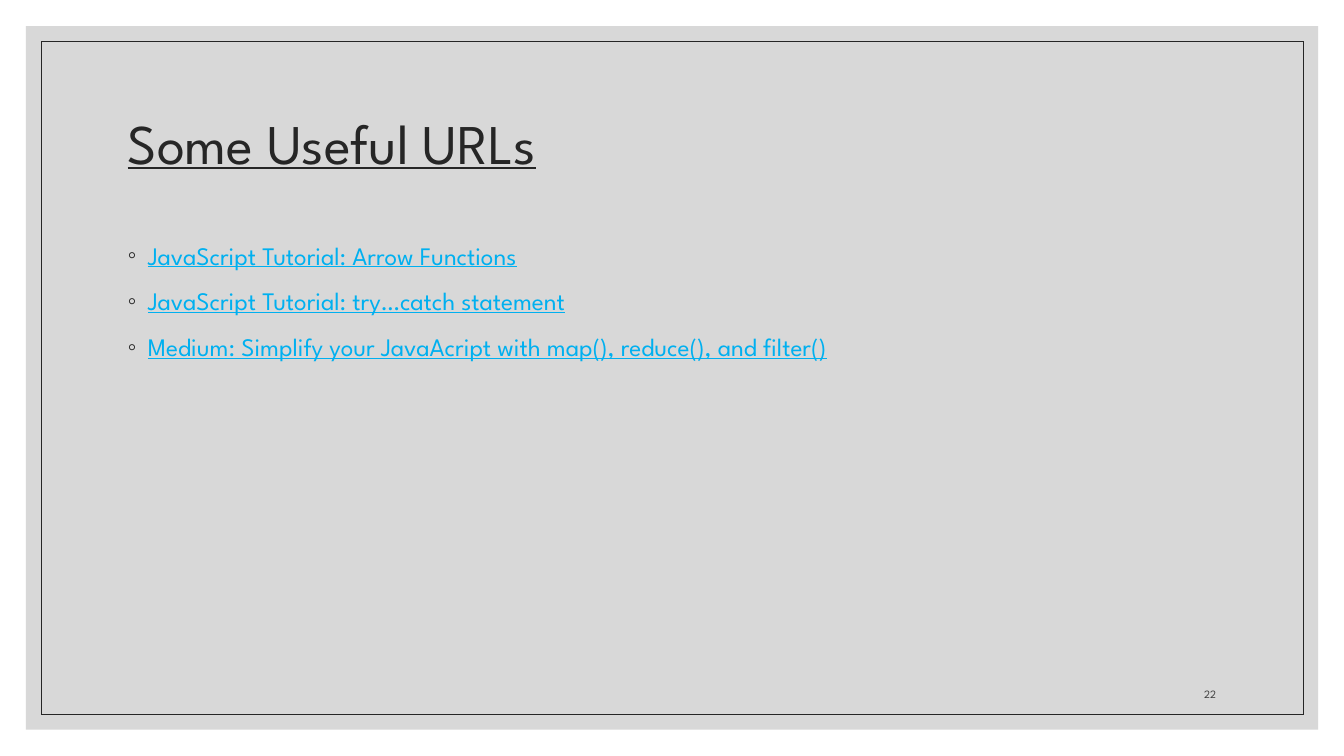
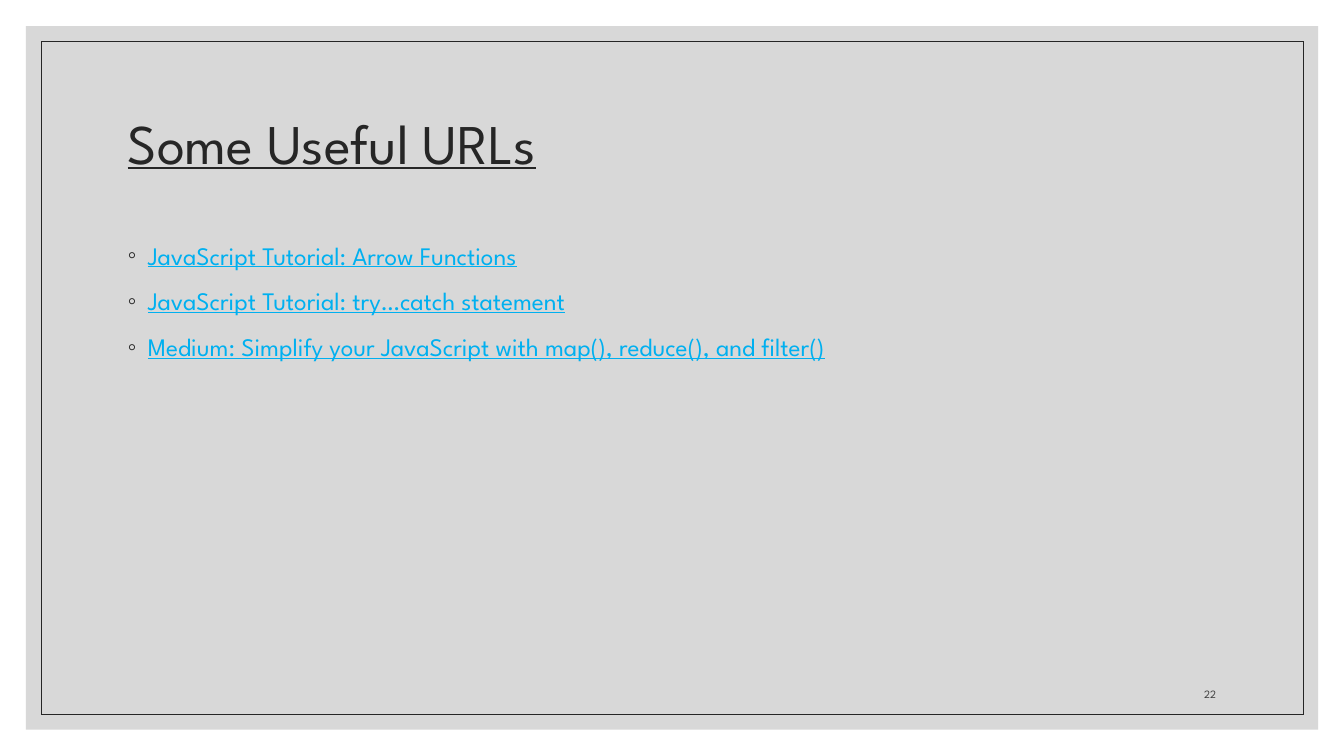
Before and after one commit to zackstotts/base-node-curriculum, a slide deck: slide 22 of unit_00/html_review/05 JavaScript 2.pptx. Drawn at 1344x756 pixels with LibreOffice and Linux fonts; fonts in the diff are those of the drawing. Boxes give left, top, right and bottom in pixels: in the first picture for what was removed or moved away, otherwise in the second. Text is boxed around its words. In the diff, an @@ line names an element or a change of style, - is before the commit and + after.

```diff
--- a/unit_00/html_review/05 JavaScript 2.pptx
+++ b/unit_00/html_review/05 JavaScript 2.pptx
@@ text at (148, 338, 824, 362): text changed @@
-◦ Medium: Simplify your JavaAcript with map(), reduce(), and filter()
+◦ Medium: Simplify your JavaScript with map(), reduce(), and filter()
```
Also in this commit, not shown: 1 other slide changed, 1 other file.
